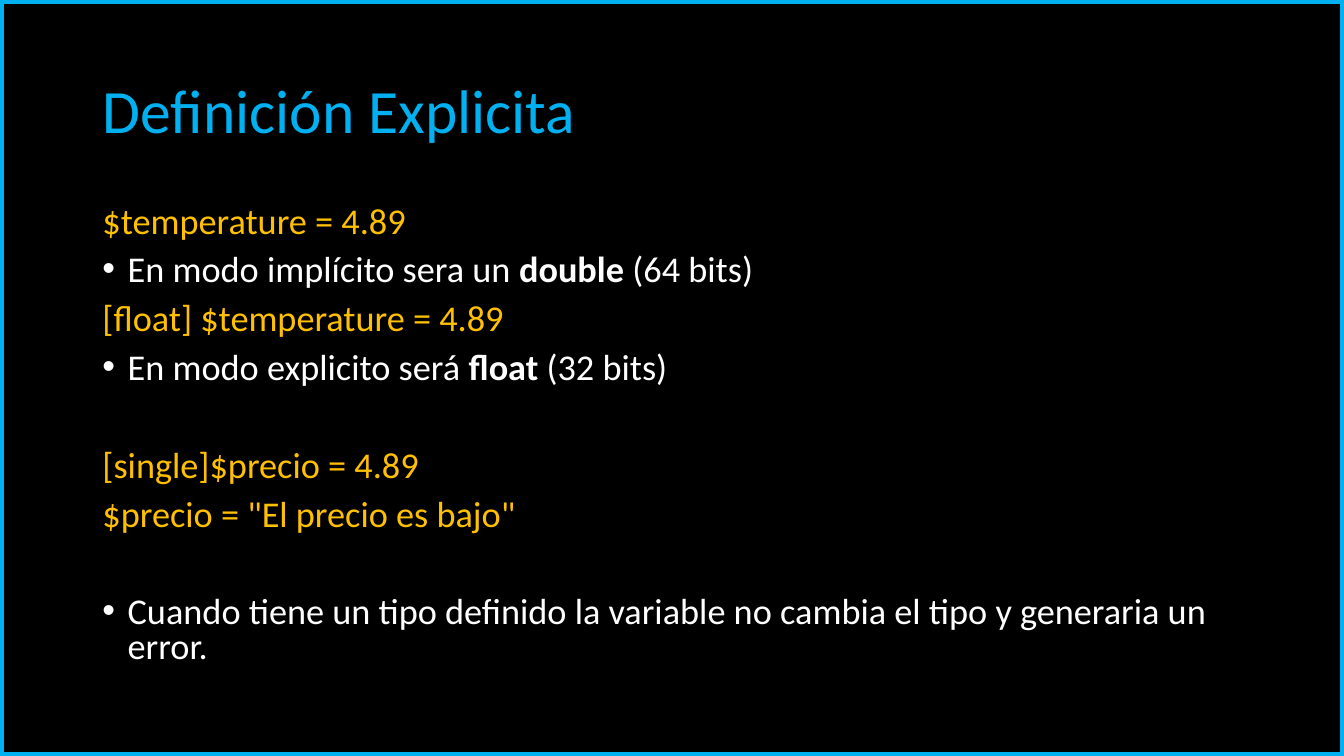
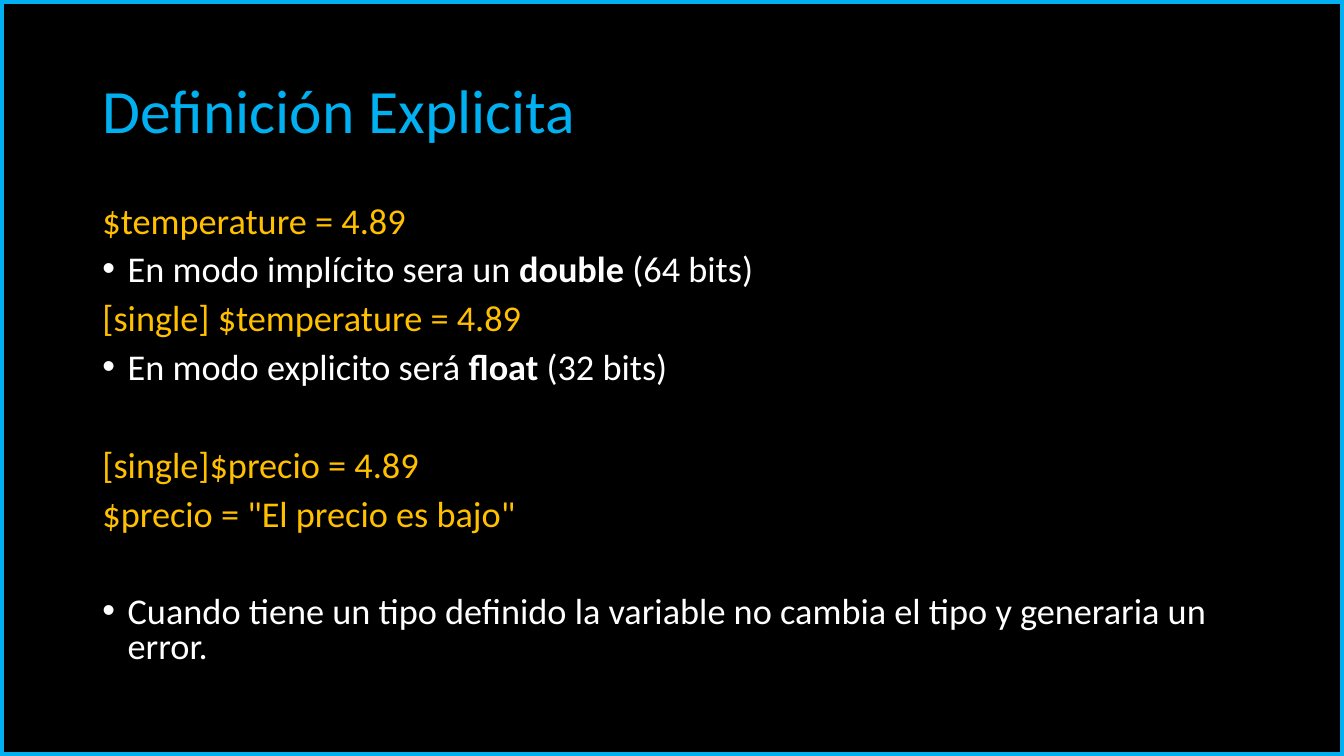
Before and after one commit to carloscarreno/linuxscripting, a slide deck: slide 23 of PowerShell Scripting.pptx. Drawn at 1344x756 pixels with LibreOffice and Linux fonts; fonts in the diff are those of the drawing. Boxes give left, top, right and bottom in pixels: in the first picture for what was removed or moved away, otherwise in the second. Text is boxed around its words. In the diff, an @@ line names an element or a change of style, - is before the commit and + after.

```diff
--- a/PowerShell Scripting.pptx
+++ b/PowerShell Scripting.pptx
@@ text at [102, 304, 521, 338]: text changed @@
-[float] $temperature = 4.89
+[single] $temperature = 4.89
```
Also in this commit, not shown: 3 other slides changed, 8 slides added, 1 slide removed.
